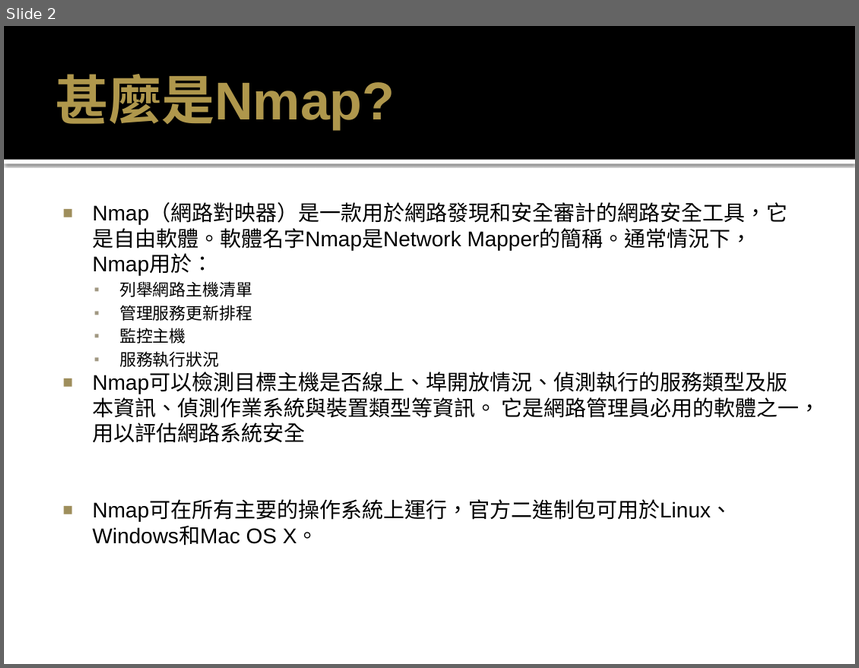
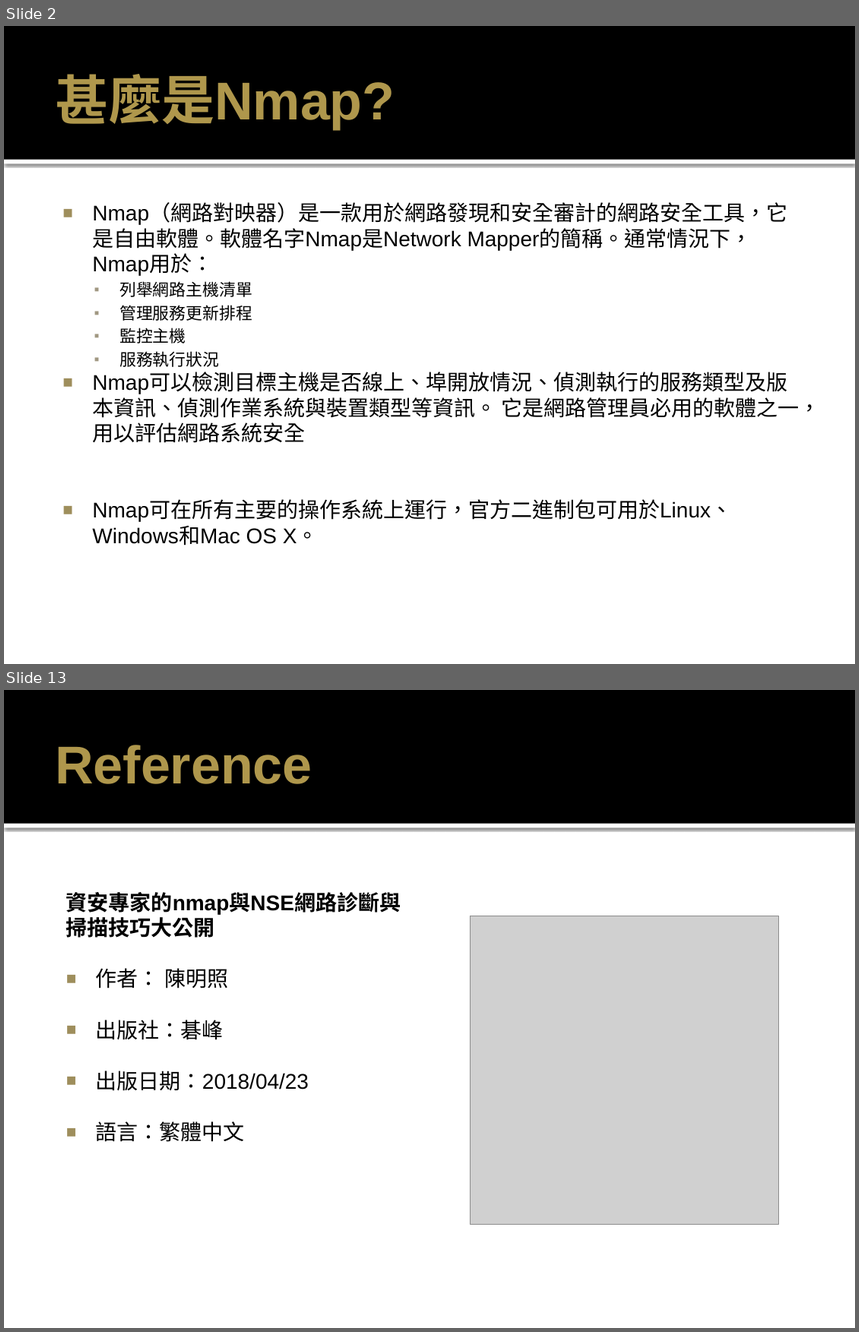
Before and after one commit to MtFeather/AI-and-Security, a slide deck: tensorflow/Nmap 密技寶典.pptx. Shown one above the other, each under a label of ours: slide 2 before the commit, slides 2 and 13 after it; the slides between them are not shown. The pictures are 859x668 and 859x1332 pixels, drawn with LibreOffice and Linux fonts; fonts in the diff are those of the drawing; grey boxes stand for pictures. Boxes give left, top, right and bottom in pixels: in the first picture for what was removed or moved away, otherwise in the second. Text is boxed around its words. In the diff, an @@ line names an element or a change of style, - is before the commit and + after.

```diff
--- a/tensorflow/Nmap 密技寶典.pptx
+++ b/tensorflow/Nmap 密技寶典.pptx
@@ slide 13 added at (x1=4, y1=690, x2=855, y2=1328), background #FFFFFF; not listed: 2 template elements that a slide beside it also shows @@
@@ title added at (x1=55, y1=745, x2=312, y2=784), 45 pt, text #AE974C, bold @@
+Reference
@@ text added at (x1=66, y1=892, x2=401, y2=1142), 18 pt, text #000000 @@
+資安專家的nmap與NSE網路診斷與掃描技巧大公開
+■ 作者： 陳明照
+■ 出版社：碁峰
+■ 出版日期：2018/04/23
+■ 語言：繁體中文
@@ picture added at (x1=471, y1=916, x2=778, y2=1224) @@
```
Also in this commit, not shown: 3 slides changed, 8 other slides added, 2 slides removed.
